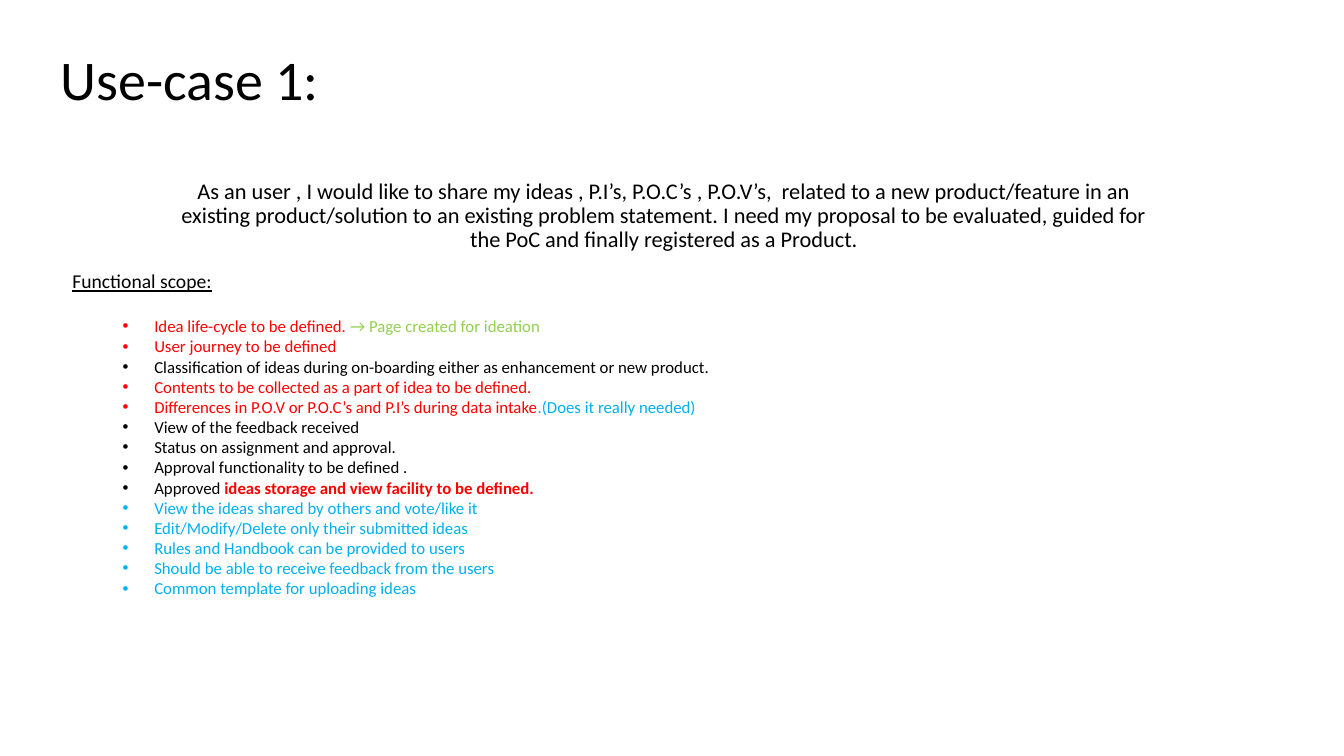
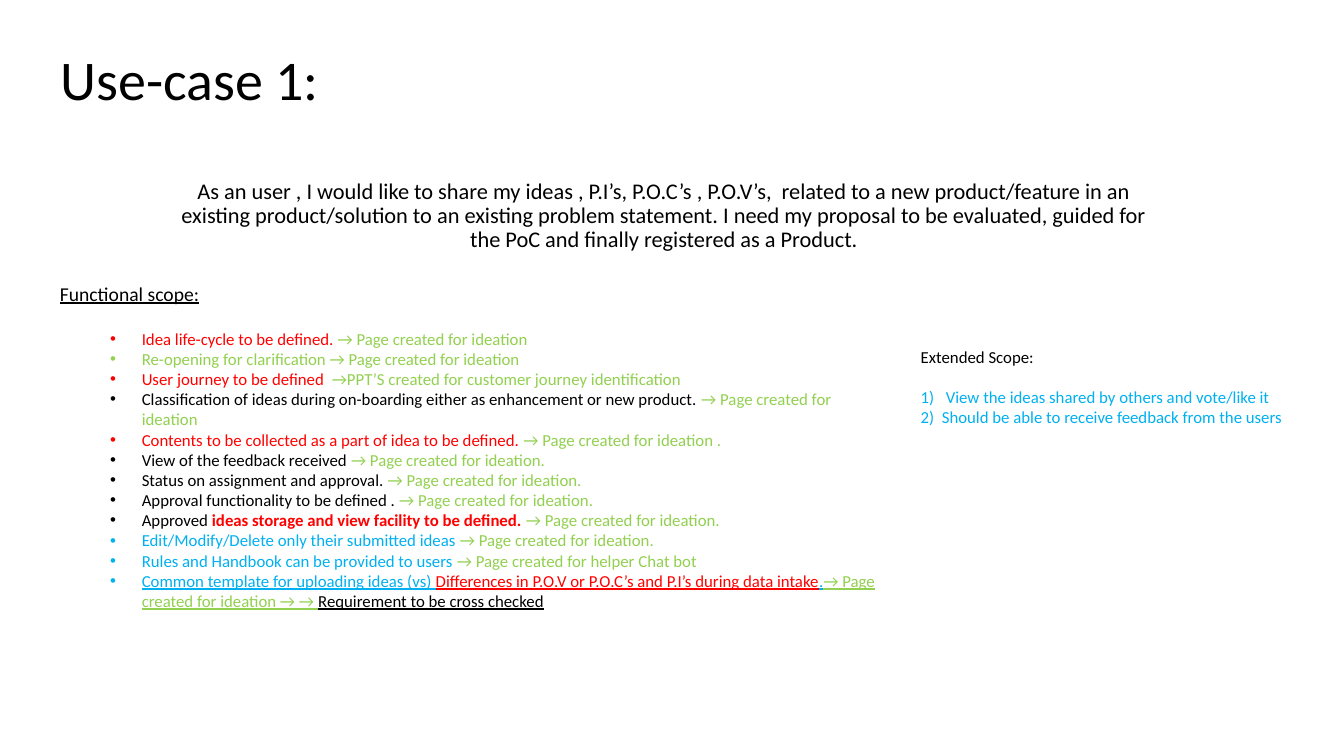
Before and after one commit to Sreenadh1543/ogo-data-holder, a slide deck: slide 2 of 2.use-cases/Use-cases.pptx. Drawn at 1344x756 pixels with LibreOffice and Linux fonts; fonts in the diff are those of the drawing. Boxes give left, top, right and bottom in pixels: in the first picture for what was removed or moved away, otherwise in the second. Text is boxed around its words. In the diff, an @@ line names an element or a change of style, - is before the commit and + after.

Commit message:
Added ideation documents for open points

```diff
--- a/2.use-cases/Use-cases.pptx
+++ b/2.use-cases/Use-cases.pptx
@@ text "Functional scope:": place and size @@
-text "Functional scope:" at [72,274,709,597]
+text "Functional scope:" at [60,287,874,610]
@@ text at [142,353,874,610]: text changed; text colour #00B0F0 to #92D050 @@
-  • User journey to be defined
-  • Classification of ideas during on-boarding either as enhancement or new product.
-  • Contents to be collected as a part of idea to be defined.
-  • Differences in P.O.V or P.O.C’s and P.I’s during data intake.(Does it really needed)
-  • View of the feedback received
-  • Status on assignment and approval.
-  • Approval functionality to be defined .
-  • Approved ideas storage and view facility to be defined.
-  • View the ideas shared by others and vote/like it
-  • Edit/Modify/Delete only their submitted ideas
-  • Rules and Handbook can be provided to users
-  • Should be able to receive feedback from the users
-  • Common template for uploading ideas
+  • Re-opening for clarification → Page created for ideation
+  • User journey to be defined →PPT’S created for customer journey identification
+  • Classification of ideas during on-boarding either as enhancement or new product. → Page created for ideation
+  • Contents to be collected as a part of idea to be defined. → Page created for ideation .
+  • View of the feedback received → Page created for ideation.
+  • Status on assignment and approval. → Page created for ideation.
+  • Approval functionality to be defined . → Page created for ideation.
+  • Approved ideas storage and view facility to be defined. → Page created for ideation.
+  • Edit/Modify/Delete only their submitted ideas → Page created for ideation.
+  • Rules and Handbook can be provided to users → Page created for helper Chat bot
+  • Common template for uploading ideas (vs) Differences in P.O.V or P.O.C’s and P.I’s during data intake.→ Page created for ideation → → Requirement to be cross checked
@@ text added at [921,351,1282,425], 12 pt, text #00B0F0 @@
+Extended Scope:
+  1) View the ideas shared by others and vote/like it
+  2) Should be able to receive feedback from the users
```
Also in this commit, not shown: 2 other slides changed, 6 other files.
